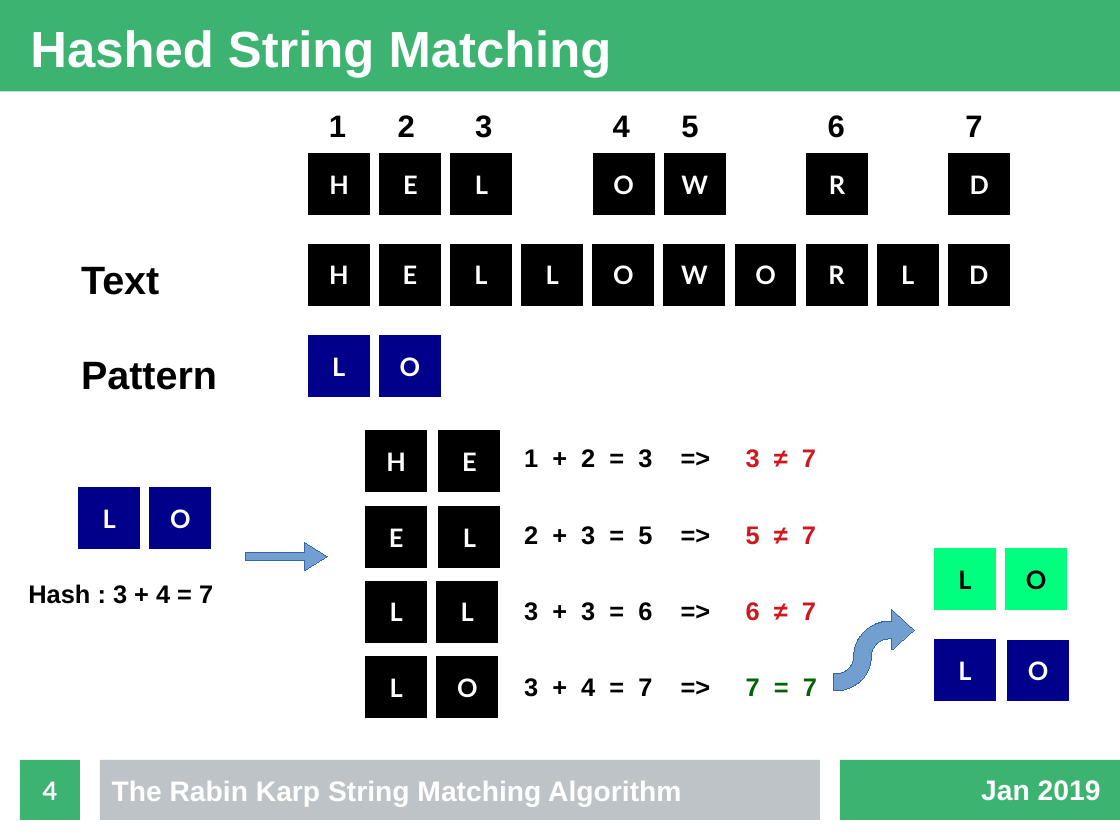
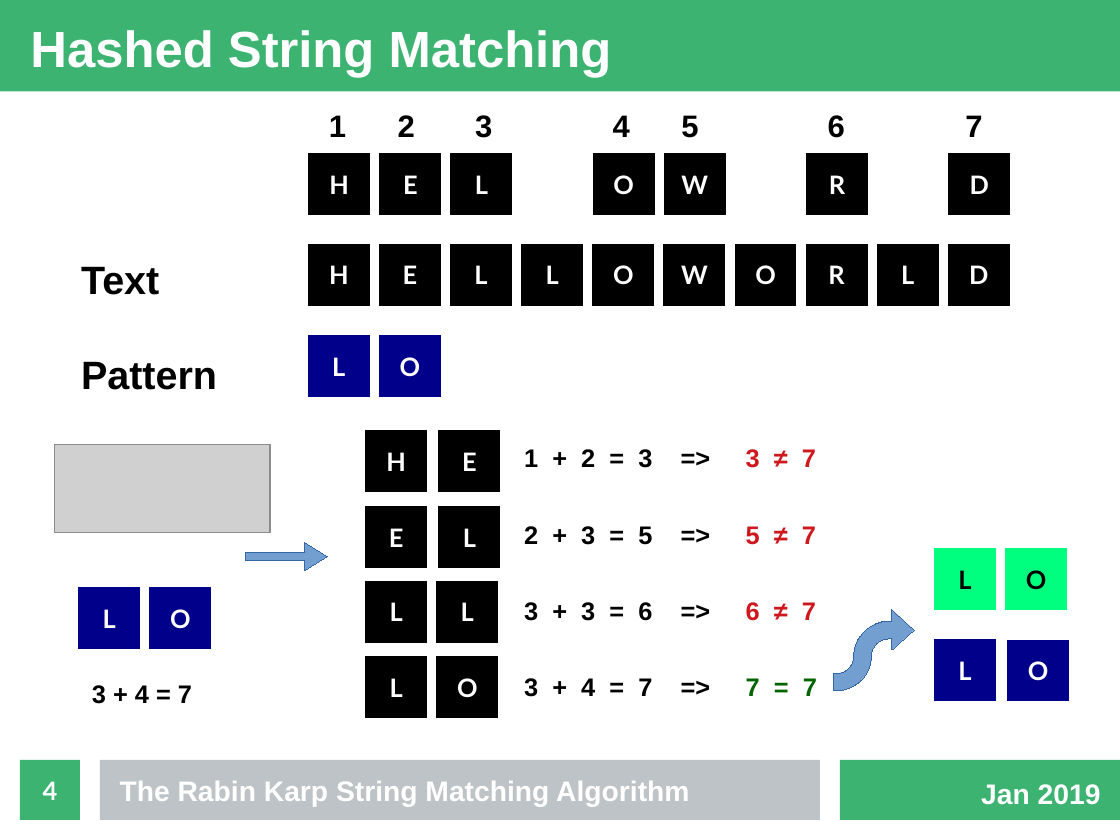
Before and after one commit to fennecinspace/Rabin-Karp, a slide deck: slide 4 of presentation/presentation.odp. Drawn at 1120x840 pixels with LibreOffice and Linux fonts; fonts in the diff are those of the drawing; grey boxes stand for pictures. Boxes give left, top, right and bottom in pixels: in the first picture for what was removed or moved away, otherwise in the second. Text is boxed around its words. In the diff, an @@ line names an element or a change of style, - is before the commit and + after.

```diff
--- a/presentation/presentation.odp
+++ b/presentation/presentation.odp
@@ picture added at (55, 445, 270, 533) @@
@@ rectangle "L": place and size @@
-rectangle "L" at (79, 488, 140, 549)
+rectangle "L" at (79, 587, 140, 648)
@@ rectangle "O": place and size @@
-rectangle "O" at (150, 488, 211, 549)
+rectangle "O" at (150, 587, 211, 648)
@@ text at (92, 685, 192, 704): text changed @@
-Hash : 3 + 4 = 7
+3 + 4 = 7
@@ text "The Rabin Karp String Matching ...": place and size @@
-text "The Rabin Karp String Matching ..." at (112, 781, 681, 807)
+text "The Rabin Karp String Matching ..." at (120, 781, 689, 807)
@@ text "Jan 2019": place and size @@
-text "Jan 2019" at (981, 780, 1101, 801)
+text "Jan 2019" at (981, 784, 1101, 805)
```
Also in this commit, not shown: 4 other slides changed, 6 slides added, 3 other files.
